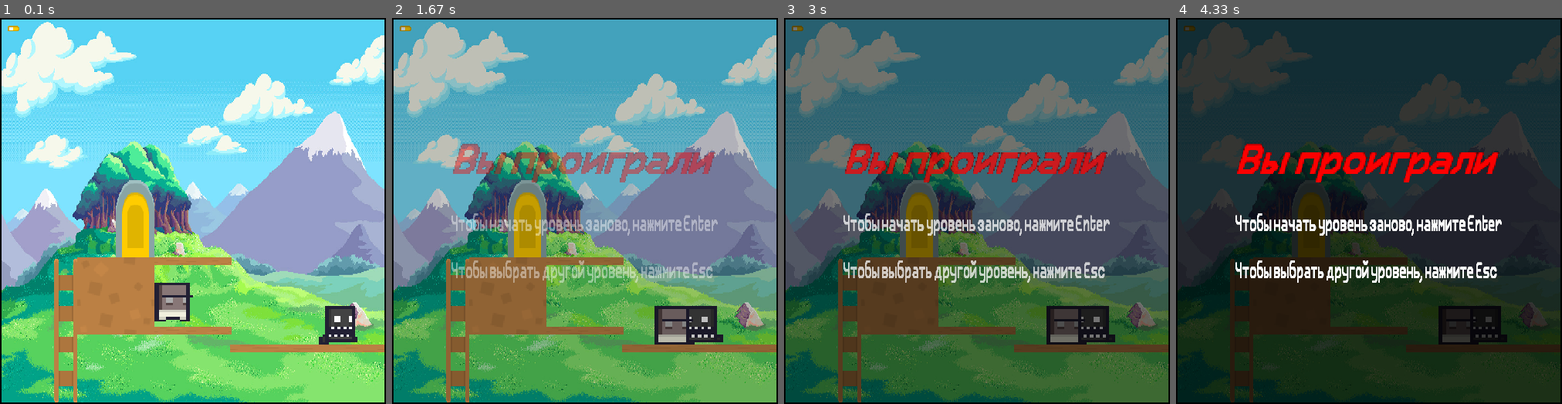
Above: before the commit, frames 1-4 (left to right).
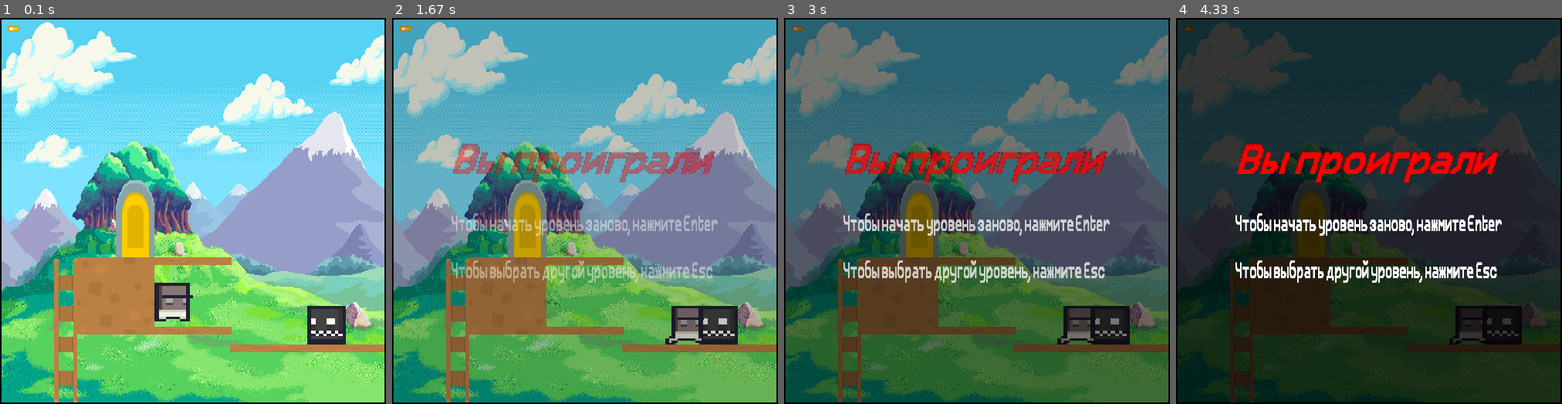
Above: after the commit, the same moments.

Repository: IgorKuptsov/PyGame-Project
Game: pygame game, started from main.py
Same seed, same stepped clock (60 frames per second), same inputs: the game is played once before the commit and once after it.
Inputs:
- Up to frame 1 (0.1 s): no input
- Up to frame 2 (1.67 s): hold Right 0.33-0.8 s
- Up to frame 3 (3 s): no input
- Up to frame 4 (4.33 s): no input

The runs differ from the first frame. In frame 1, 0.9% of the frame differs, in the area x 41-93%, y 69-85%; in frame 2, 1.7%, in the area x 68-90%, y 74-85%; in frame 3, 1.5%; in frame 4, 1.0%.

Commit message:
Добавил свойство "направление взгляда" экземпляру класса AnimatedSprite. В связи с этим изменил анимации прыжка, взбирания по лестнице и стояния на месте. Также враг "следит" за игроком, то есть поворачивается в его сторону

Diff:
--- a/main.py
+++ b/main.py
@@ -112,13 +112,14 @@
         self.player_sprite = pg.sprite.Group()
         Player.player = self.player_sprite
         # self.player = Player(load_image('animated_player_test2.png', -1), x=200, y=320)
-        self.player = Player(load_image('player11.png', -1), x=200, y=320)
+        self.player = Player(load_image('player14.png', -1), x=200, y=320)
 
         self.enemies = pg.sprite.Group()
         Enemy.enemies = self.enemies
         Enemy.all_sprites = self.all_sprites
-        Enemy(load_image('enemy1.png', -1), x=500 - 100 - 2, y=423 - PLAYER_SIZE,
-              movement_type='along_platform')
+        Enemy(load_image('enemy2.png', -1), x=500 - 100 - 2, y=423 - PLAYER_SIZE,
+              movement_type='idle')
+        Enemy.player = self.player
 
         self.bullets = pg.sprite.Group()
         Bullet.bullets = self.bullets
@@ -179,119 +180,89 @@
 
 
 class AnimatedSprite(pg.sprite.Sprite):
-    def __init__(self, sheet, columns=7, rows=5, x=thickness, y=WIN_SIZE.height - thickness):
+    def __init__(self, sheet, columns=7, rows=7, x=thickness, y=WIN_SIZE.height - thickness):
         super().__init__()
-        self.climb_frames = []
-        self.idle_frames = []
+        # self.climb_frames = []
+        self.climb_right_frames = []
+        self.climb_left_frames = []
+        # self.idle_frames = []
+        self.idle_right_frames = []
+        self.idle_left_frames = []
         self.run_left_frames = []
         self.run_right_frames = []
-        self.jump_frames = []
+        # self.jump_frames = []
+        self.jump_right_frames = []
+        self.jump_left_frames = []
         self.cut_sheet(sheet, columns, rows)
         self.cur_frame = 0
-        self.image = self.idle_frames[self.cur_frame]
+        self.image = self.idle_right_frames[self.cur_frame]
         self.rect = self.image.get_rect().move(x, y)
+        self.watching_dir = 'right'
+        # self.watching_right, self.watching_left = True, False
 
     def cut_sheet(self, sheet, columns, rows):
         self.rect = pg.Rect(0, 0, sheet.get_width() // columns,
                             sheet.get_height() // rows)
-        # nums = []
-        # # the size of the images of the player in different states are different
-        # # the jumping animation has seven images and one of them has the maximum size
-        # # among all the images of the player
-        # # so we get a max_rect of this size below
-        # for i in range(7):
-        #     frame_location = (self.rect.w * i, self.rect.h * 3)
-        #     frame = sheet.subsurface(pg.Rect(frame_location, self.rect.size))
-        #     # frame = pg.transform.scale(frame, (PLAYER_SIZE, PLAYER_SIZE))
-        #     rect = frame.get_bounding_rect()
-        #     nums.append(rect)
-        # nums.sort(key=lambda x: x.size, reverse=True)
-        # max_rect = nums[0]
-        # nums = []
-        # for i in range(4):
-        #     frame_location = (self.rect.w * i, self.rect.h * 1)
-        #     frame = sheet.subsurface(pg.Rect(frame_location, self.rect.size))
-        #     rect = frame.get_bounding_rect()
-        #     nums.append(rect)
-        #     # print('idle', rect.height)
-        # for i in range(4):
-        #     frame_location = (self.rect.w * i, self.rect.h * 2)
-        #     frame = sheet.subsurface(pg.Rect(frame_location, self.rect.size))
-        #     rect = frame.get_bounding_rect()
-        #     nums.append(rect)
-        #     # print('run', rect.height)
-        # for i in range(7):
-        #     frame_location = (self.rect.w * i, self.rect.h * 3)
-        #     frame = sheet.subsurface(pg.Rect(frame_location, self.rect.size))
-        #     # frame = pg.transform.scale(frame, (PLAYER_SIZE, PLAYER_SIZE))
-        #     rect = frame.get_bounding_rect()
-        #     nums.append(rect)
-        #     # print('jump', rect.height)
-        # nums.sort(key=lambda x: x.x)
-        # print(nums)
-        # min_x = nums[0].x
-        # nums.sort(key=lambda x: x.y)
-        # min_y = nums[0].y
-        # nums.sort(key=lambda x: x.width, reverse=True)
-        # max_width = nums[0].width
-        # nums.sort(key=lambda x: x.height, reverse=True)
-        # max_height = nums[0].height
-        #
-        # print(self.rect.height)
-        # max_rect = pg.Rect(min_x, min_y, max_width, max_height)
-
+        # climb_right_frames
         frame = sheet.subsurface(pg.Rect((0, 0), self.rect.size))
-
         rect = frame.get_bounding_rect()
         frame = frame.subsurface(rect)
-        # frame = frame.subsurface(pg.Rect(rect.left, rect.top, *max_rect.size))
-
         frame = pg.transform.scale(frame, (PLAYER_SIZE, PLAYER_SIZE))
-        self.climb_frames.append(frame)
-        # idle row = 1, columns = 4
+        self.climb_right_frames.append(frame)
+        # climb_left_frames
+        frame = sheet.subsurface(pg.Rect((self.rect.width, 0), self.rect.size))
+        rect = frame.get_bounding_rect()
+        frame = frame.subsurface(rect)
+        frame = pg.transform.scale(frame, (PLAYER_SIZE, PLAYER_SIZE))
+        self.climb_left_frames.append(frame)
+        # idle_right row = 1, columns = 4
         for i in range(4):
             frame_location = (self.rect.w * i, self.rect.h * 1)
             frame = sheet.subsurface(pg.Rect(frame_location, self.rect.size))
-
             rect = frame.get_bounding_rect()
             frame = frame.subsurface(rect)
-            # frame = frame.subsurface(pg.Rect(rect.left, rect.top, *max_rect.size))
-
             frame = pg.transform.scale(frame, (PLAYER_SIZE, PLAYER_SIZE))
-            self.idle_frames.append(frame)
+            self.idle_right_frames.append(frame)
         # run_right_frames row = 2, columns = 4
         for i in range(4):
             frame_location = (self.rect.w * i, self.rect.h * 2)
             frame = sheet.subsurface(pg.Rect(frame_location, self.rect.size))
-
             rect = frame.get_bounding_rect()
             frame = frame.subsurface(rect)
-            # frame = frame.subsurface(pg.Rect(rect.left, rect.top, *max_rect.size))
-
             frame = pg.transform.scale(frame, (PLAYER_SIZE, PLAYER_SIZE))
             self.run_right_frames.append(frame)
-        # jump_frames row = 3, columns = 7
+        # jump_right_frames row = 3, columns = 7
         for i in range(7):
             frame_location = (self.rect.w * i, self.rect.h * 3)
             frame = sheet.subsurface(pg.Rect(frame_location, self.rect.size))
-
             rect = frame.get_bounding_rect()
             frame = frame.subsurface(rect)
-            # frame = frame.subsurface(pg.Rect(rect.left, rect.top, *max_rect.size))
-
             frame = pg.transform.scale(frame, (PLAYER_SIZE, PLAYER_SIZE))
-            self.jump_frames.append(frame)
+            self.jump_right_frames.append(frame)
         # run_left_frames row = 4, columns = 4
         for i in range(4):
             frame_location = (self.rect.w * i, self.rect.h * 4)
             frame = sheet.subsurface(pg.Rect(frame_location, self.rect.size))
-
             rect = frame.get_bounding_rect()
             frame = frame.subsurface(rect)
-            # frame = frame.subsurface(pg.Rect(rect.left, rect.top, *max_rect.size))
-
             frame = pg.transform.scale(frame, (PLAYER_SIZE, PLAYER_SIZE))
             self.run_left_frames.append(frame)
+        # idle_left row = 5, columns = 4
+        for i in range(4):
+            frame_location = (self.rect.w * i, self.rect.h * 5)
+            frame = sheet.subsurface(pg.Rect(frame_location, self.rect.size))
+            rect = frame.get_bounding_rect()
+            frame = frame.subsurface(rect)
+            frame = pg.transform.scale(frame, (PLAYER_SIZE, PLAYER_SIZE))
+            self.idle_left_frames.append(frame)
+        # jump_left_frames row = 6, columns = 7
+        for i in range(7):
+            frame_location = (self.rect.w * i, self.rect.h * 6)
+            frame = sheet.subsurface(pg.Rect(frame_location, self.rect.size))
+            rect = frame.get_bounding_rect()
+            frame = frame.subsurface(rect)
+            frame = pg.transform.scale(frame, (PLAYER_SIZE, PLAYER_SIZE))
+            self.jump_left_frames.append(frame)
 
     def update(self, state):
         frames = getattr(self, f'{state}_frames')
@@ -338,13 +309,18 @@
         up = keys[K_w] or keys[K_UP]
         down = keys[K_s] or keys[K_DOWN]
         space = keys[K_SPACE]
-        state = 'idle'
+        # state = 'idle'
         speed_y = 0
         speed_x = 0
         directions = {'right': True, 'left': True}
         standing_on_platform = False
         standing_on_border = self.rect.bottom >= Border.bottom.rect.x
         platform_above = False
+        if right:
+            self.watching_dir = 'right'
+        elif left:
+            self.watching_dir = 'left'
+        state = f'idle_{self.watching_dir}'
         # Colliding with platforms
         sprites = pg.sprite.spritecollide(self, Platform.platforms, False, collided=collided)
         for sprite in sprites:
@@ -364,7 +340,7 @@
         for sprite in sprites:
             if sprite.rect.x - PLAYER_SIZE <= self.rect.x <= sprite.rect.right:
                 self.is_climbing = True, sprite
-                state = 'climb'
+                state = f'climb_{self.watching_dir}'
         if self.is_climbing[0]:
             if self.rect.y + PLAYER_SIZE < self.is_climbing[1].rect.y or self.is_climbing[1].rect.right < self.rect.x \
                     or self.rect.x < self.is_climbing[1].rect.x - PLAYER_SIZE:
@@ -403,9 +379,10 @@
             if space and not self.is_climbing[0]:
                 self.is_jumping = True
                 self.count = self.jumping_frames
-                state = 'jump'
+                # state = 'jump'
+                state = f'jump_{self.watching_dir}'
         elif not self.is_climbing[0]:
-            state = 'jump'
+            state = f'jump_{self.watching_dir}'
             speed_y += self.falling_acceleration
             if self.falling_acceleration == 1:
                 self.falling_acceleration = 2
@@ -479,6 +456,7 @@
 class Enemy(Player):
     all_sprites = None
     enemies = None
+    player = None
 
     def __init__(self, *args, movement_type='idle', weapon='no', movement_x=0, **kwargs):
         AnimatedSprite.__init__(self, *args, **kwargs)
@@ -494,7 +472,11 @@
         self.counter = 0
 
     def update(self):
-        state = 'idle'
+        if self.player.rect.x < self.rect.x and self.movement_type == 'idle':
+            self.watching_dir = 'left'
+        elif self.player.rect.x > self.rect.x and self.movement_type == 'idle':
+            self.watching_dir = 'right'
+        state = f'idle_{self.watching_dir}'
         # Movement type
         if self.movement_type == 'idle':
             pass
@@ -507,10 +489,11 @@
                 self.rect.x -= self.speed
             elif self.dir == 'left' and self.rect.left <= self.platform.rect.left:
                 self.change_dir()
-            if self.dir == 'right':
-                state = 'run_right'
-            else:
-                state = 'run_left'
+            state = f'run_{self.watching_dir}'
+            # if self.dir == 'right':
+            #     state = 'run_right'
+            # else:
+            #     state = 'run_left'
         elif self.movement_type == 'in_range':
             if self.dir == 'right' and self.delta_x + self.speed < self.movement_x:
                 self.rect.x += self.speed
@@ -522,10 +505,11 @@
                 self.delta_x -= self.speed
             elif self.dir == 'left' and self.delta_x - self.speed <= -self.movement_x:
                 self.change_dir()
-            if self.dir == 'right':
-                state = 'run_right'
-            else:
-                state = 'run_left'
+            state = f'run_{self.watching_dir}'
+            # if self.dir == 'right':
+            #     state = 'run_right'
+            # else:
+            #     state = 'run_left'
         # Colliding with vertical borders
         if self.rect.x <= thickness:
             self.rect.x = thickness
Binary file added: data/enemy2.png
Binary file added: data/player12.png
Binary file added: data/player14.png
